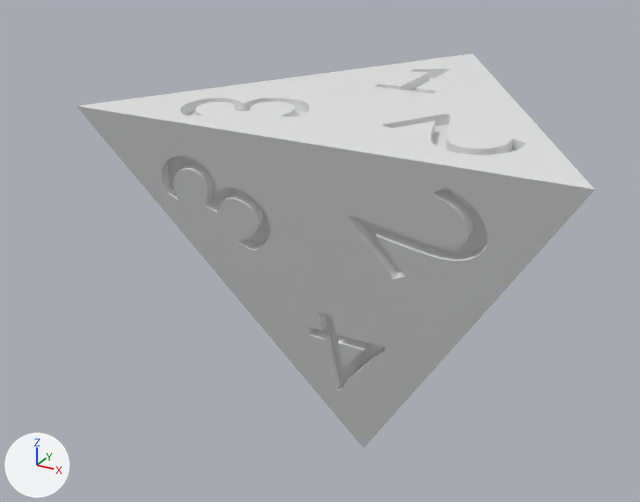
The FBX model Assets/Models/D4.fbx: old version first, new version second.
Both versions are drawn from a 50 mm lens placed at (18.1, -38.0, 15.7), pointed at (-3.8, 1.8, -4.2). Every picture has the same lights, and +X, +Y and +Z are marked at lower left.

Objects in the first picture: 'Solid'.
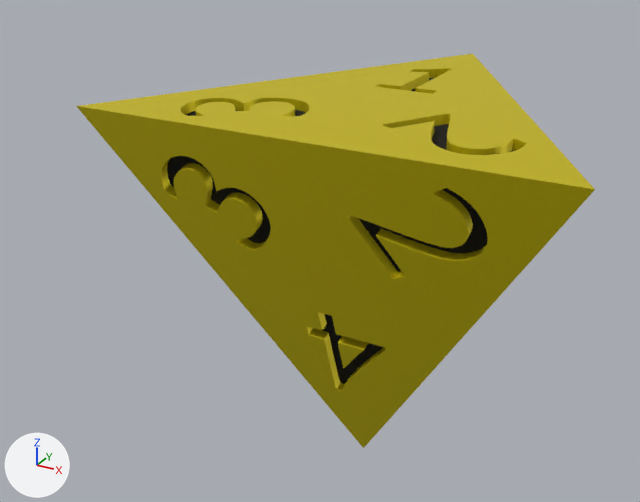
Boxes (x1, y1, x2, y2) around the edits, measured in the pictures (640 x 502 px):
part 1 of me_solid, recoloured (grey to yellow): (77, 54, 595, 448) in both
part 2 of me_solid, recoloured (grey to black): (167, 109, 305, 243) in both
part 3 of me_solid, recoloured (grey to black): (358, 124, 514, 272) in both
part 4 of me_solid, recoloured (grey to black): (321, 314, 384, 384) in both

The change in detail:
Material 'Black' (mat_black) is new.
Its base color is (0.0, 0.0, 0.0) (black #000000).
Its roughness is 0.986.
Material 'Gold' (mat_gold) is new.
Its base color is (0.8, 0.675, 0.00525) (yellow #e7d610).
Its metallic is 0.679.
me_solid has 3664 vertices, 3655 faces and spans x -12.2..12.2, y -7.1..14.1, z -15.0..5.0.
me_solid is used by ob_solid; location (0.0, 0.0, 0.0).
me_solid part 1: 1935 of the faces centred in x -9.1..9.2, y -6.5..10.2, z -10.4..5.0 switch from no material to mat_gold (yellow #e7d610).
me_solid part 2: 726 of the faces centred in x -8.9..-2.3, y -5.9..0.6, z -1.2..4.5 switch from no material to mat_black (black #000000).
me_solid part 3: 411 of the faces centred in x 2.4..9.0, y -6.1..0.1, z -0.8..4.5 switch from no material to mat_black (black #000000).
me_solid part 4: 328 of the faces centred in x -3.1..3.0, y -3.0..2.9, z -10.3..-4.9 switch from no material to mat_black (black #000000).
